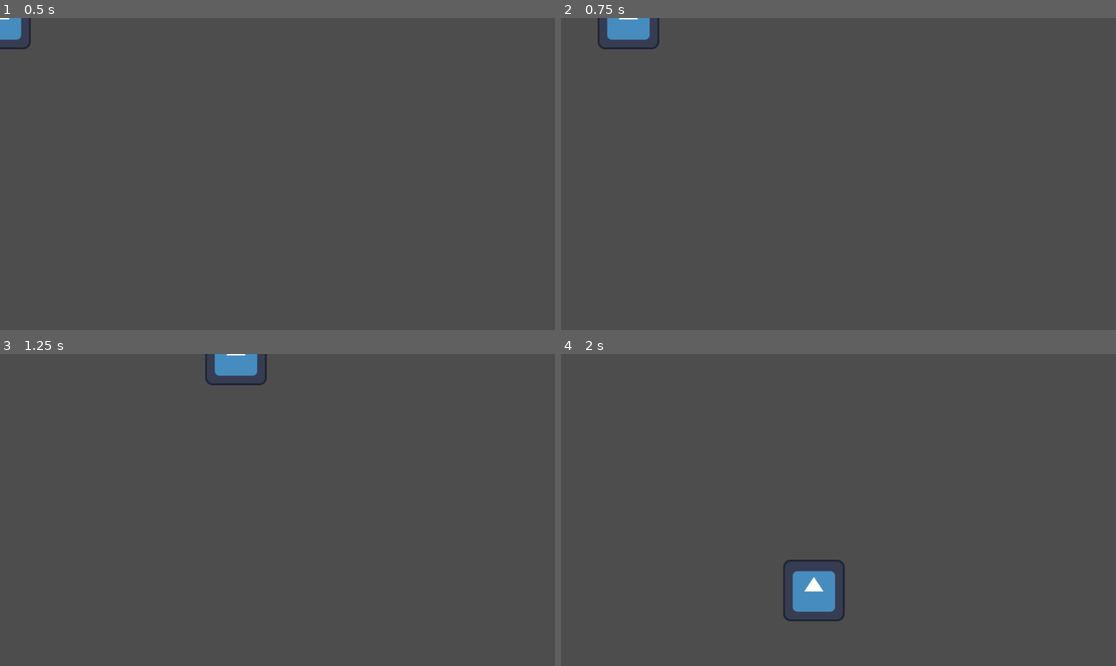
Above: before the commit, frames 1-4 (two rows, left to right).
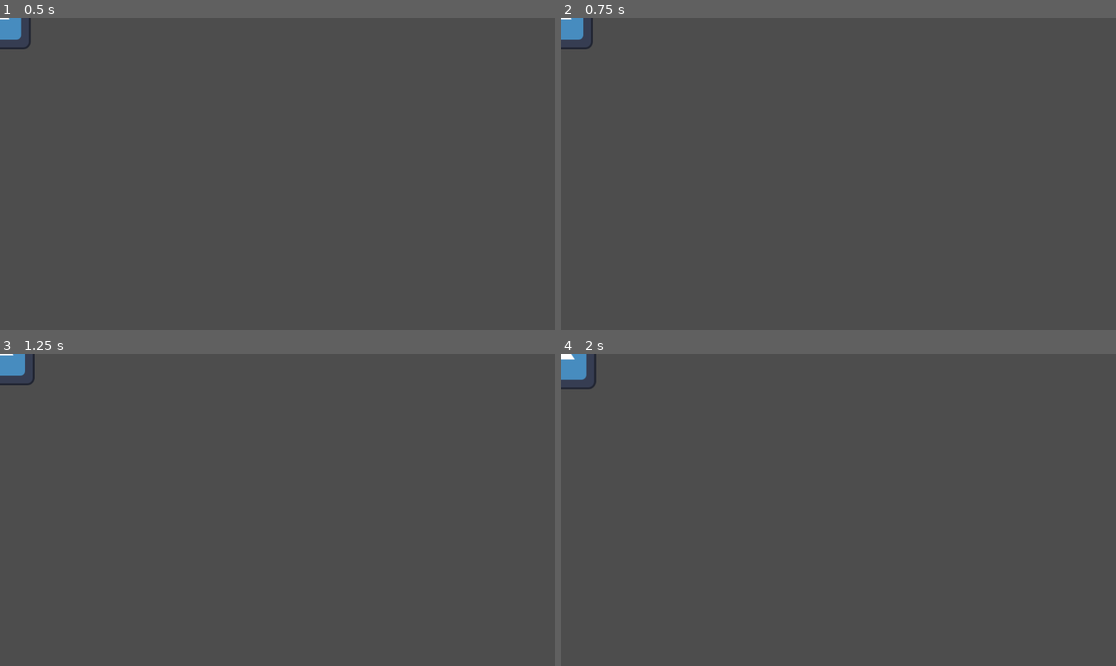
Above: after the commit, the same moments.

Repository: elVariable/gamejam
Game: Godot game, scene res://scences/main.tscn
The game is run twice, just before and just after one commit, with the same random seed, the same clock (stepped at 60 frames per second) and the same inputs. The engine's default icon, where the game draws it, is replaced by a stand-in: a white triangle on a blue panel in a dark square.
Inputs:
- Up to frame 1 (0.5 s): no input
- Up to frame 2 (0.75 s): tap Enter at 0.5 s; hold D (Right) from 0.53 s (still down)
- Up to frame 3 (1.25 s): keep holding D (Right)
- Up to frame 4 (2 s): release D (Right) at 1.28 s; hold S (Down) from 1.28 s (still down)

Frame 1 is identical in both runs. In frame 2, 1.0% of the frame differs, in the area x 0-18%, y 0-11%; in frame 3, 1.1%; in frame 4, 1.8%, in the area x 0-52%, y 0-86%.

Commit message:
Add delta for veloctiy

Diff:
--- a/scences/player.gd
+++ b/scences/player.gd
@@ -9,14 +9,11 @@
 
 # Called every frame. 'delta' is the elapsed time since the previous frame.
 func _process(delta):
-    movement()
+    movement(delta)
 
-func movement():
-    #var hor_inputAxis = Input.get_axis("Left", "Right")
-    #var vert_inputAxis = Input.get_axis("Left", "Right")
+func movement(delta):
+    var move_dir = Input.get_vector("Left", "Right", "Up", "Down")
+    velocity = move_dir * VELOCITY * delta
 
-    var move_dir = Input.get_vector("Left", "Right", "Up", "Down")
-    velocity = move_dir * VELOCITY
-
-    print(velocity)
+    print(position)
     move_and_slide()
